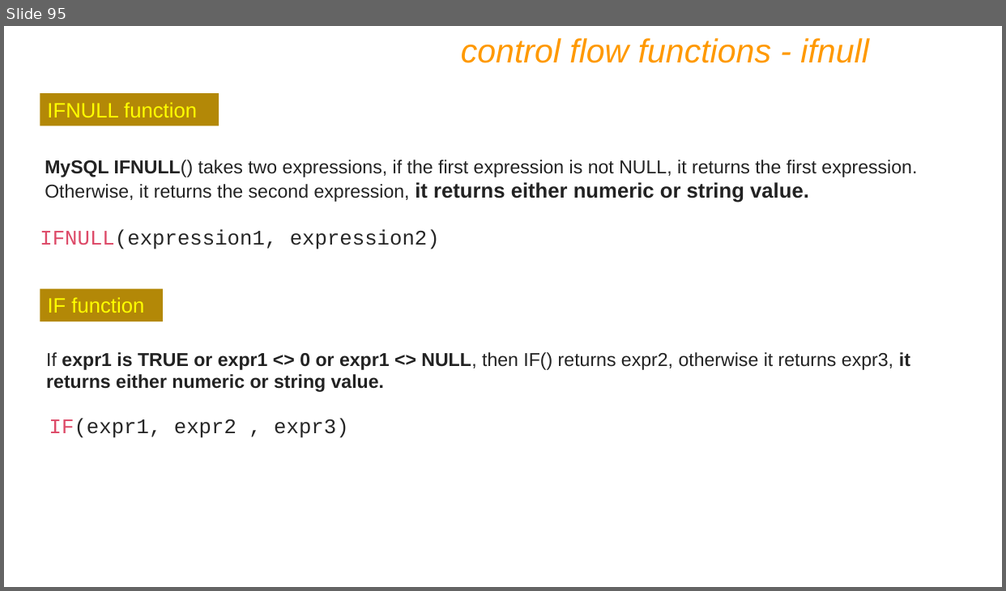
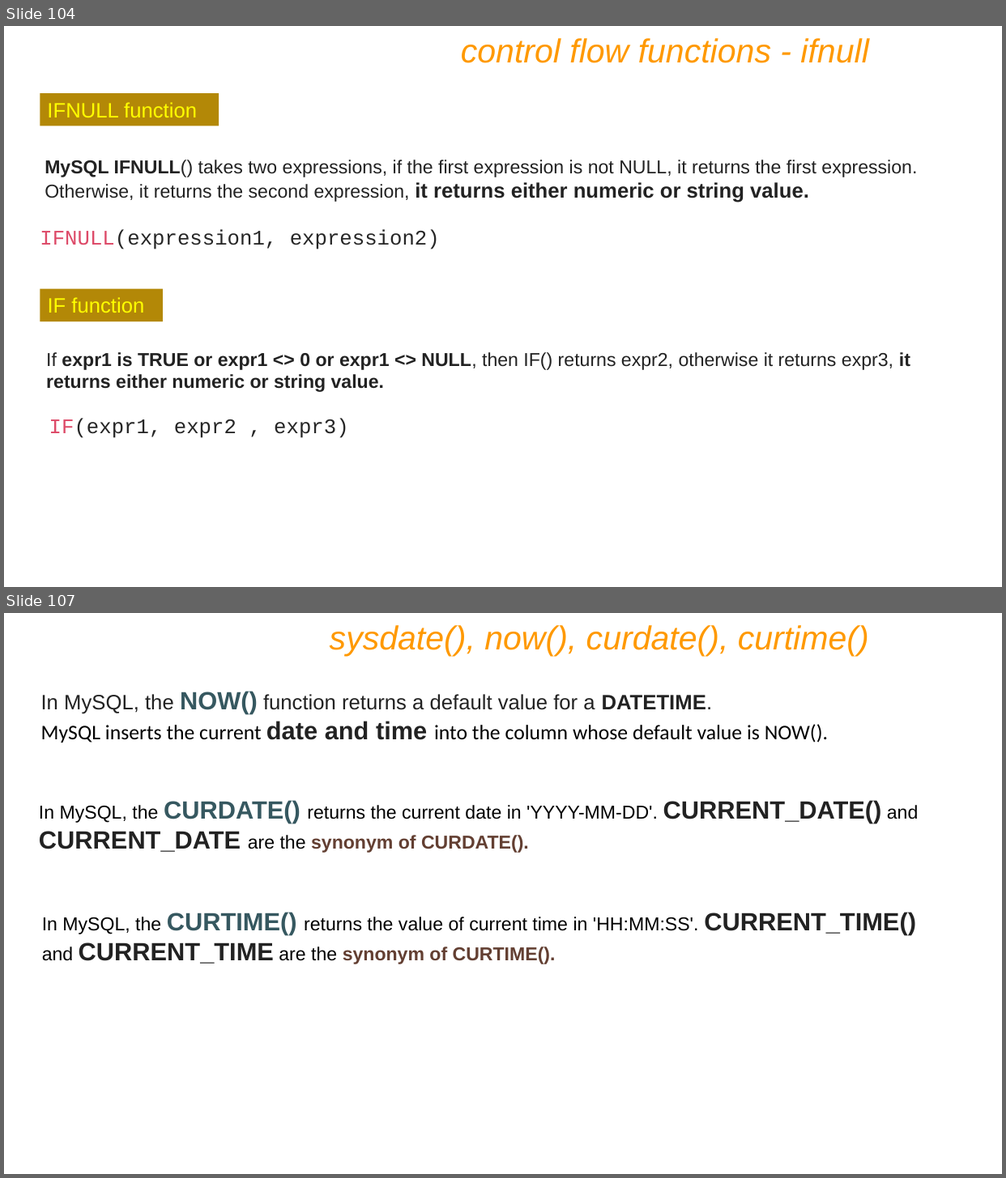
Before and after one commit to prashantbandgar/DBT_notes, a slide deck: IET MySQL PPT Ver9.pptx. Shown one above the other, each under a label of ours: slide 95 before the commit, slides 104 and 107 after it; the slides between them are not shown. The pictures are 1006x591 and 1006x1178 pixels, drawn with LibreOffice and Linux fonts; fonts in the diff are those of the drawing. Boxes give left, top, right and bottom in pixels: in the first picture for what was removed or moved away, otherwise in the second. Text is boxed around its words. In the diff, an @@ line names an element or a change of style, - is before the commit and + after.

```diff
--- a/IET MySQL PPT Ver9.pptx
+++ b/IET MySQL PPT Ver9.pptx
@@ slide 107 added at [4,613,1002,1174], background #FFFFFF @@
@@ text added at [330,625,869,656], 32 pt, text #FF9900, italic @@
+sysdate(), now(), curdate(), curtime()
@@ text added at [41,691,828,743], 20 pt, text #222222 @@
+In MySQL, the NOW() function returns a default value for a DATETIME.
+MySQL inserts the current date and time into the column whose default value is NOW().
@@ text added at [39,800,918,853], 18 pt, text #000000 @@
+In MySQL, the CURDATE() returns the current date in 'YYYY-MM-DD'. CURRENT_DATE() and CURRENT_DATE are the synonym of CURDATE().
@@ text added at [42,912,916,965], 18 pt, text #000000 @@
+In MySQL, the CURTIME() returns the value of current time in 'HH:MM:SS'. CURRENT_TIME() and CURRENT_TIME are the synonym of CURTIME().
@@ what was slide 95 is now slide 104 @@
```
Also in this commit, not shown: 4 slides changed, 83 other slides added.
